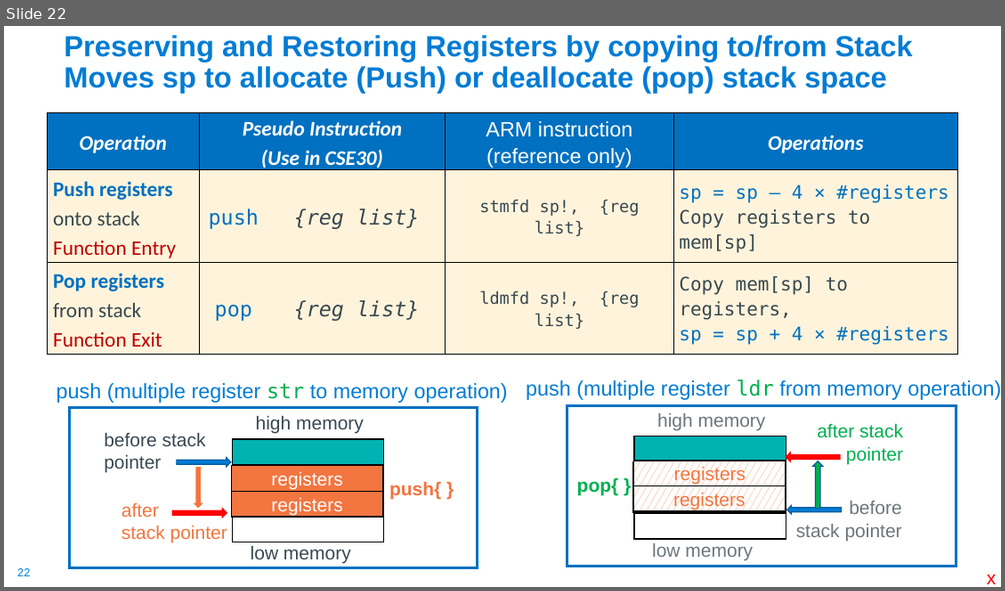
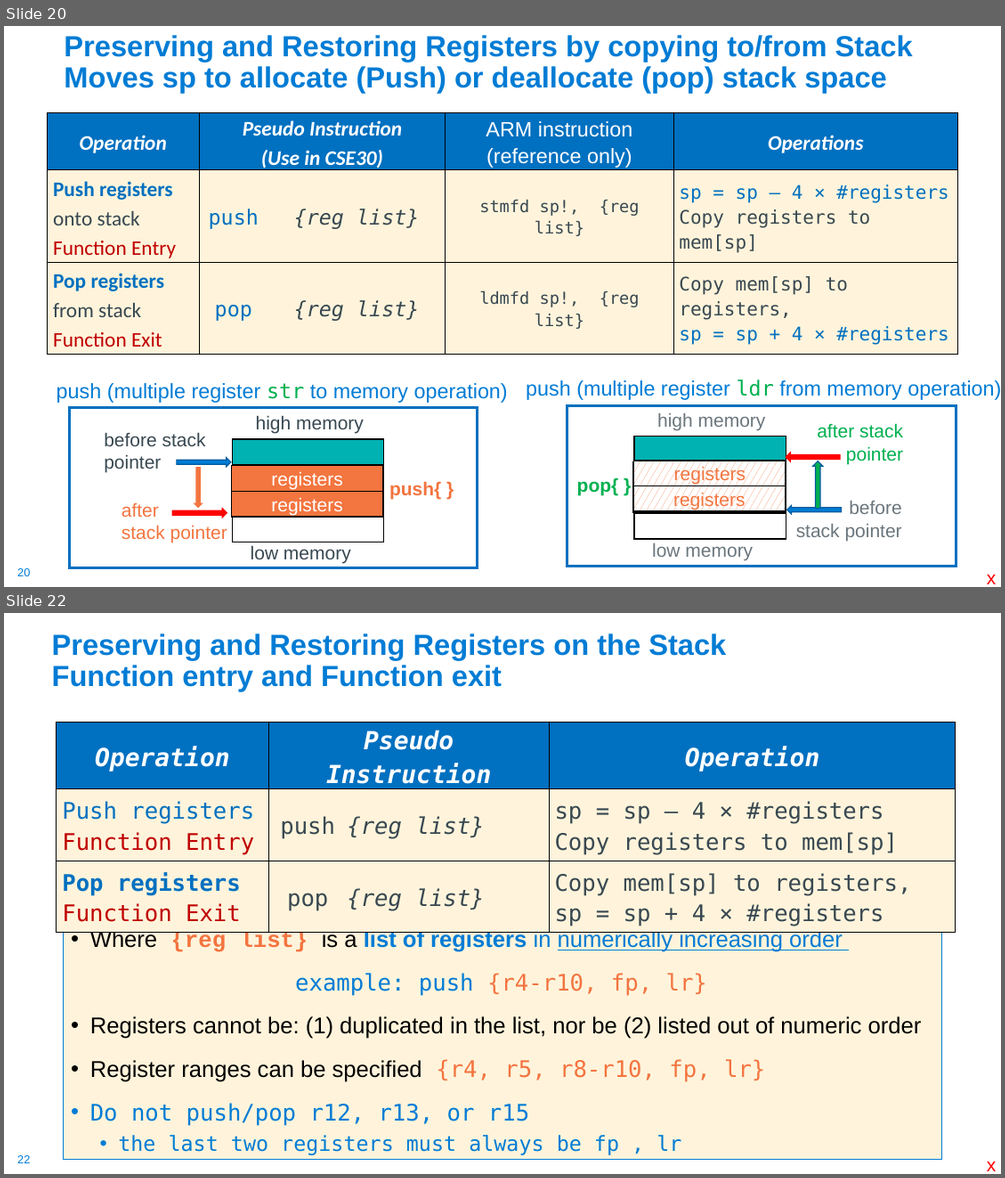
Before and after one commit to cse30-fa22/Muller_CSE30_Lecture_Slides, a slide deck: 09_Assm_Part4.pptx. Shown one above the other, each under a label of ours: slide 22 before the commit, slides 20 and 22 after it; the slides between them are not shown. The pictures are 1005x591 and 1005x1178 pixels, drawn with LibreOffice and Linux fonts; fonts in the diff are those of the drawing. Boxes give left, top, right and bottom in pixels: in the first picture for what was removed or moved away, otherwise in the second. Text is boxed around its words. In the diff, an @@ line names an element or a change of style, - is before the commit and + after.

```diff
--- a/09_Assm_Part4.pptx
+++ b/09_Assm_Part4.pptx
@@ slide 22 added at (4,613,1001,1174), background #FFFFFF; not listed: 1 template element that a slide beside it also shows @@
@@ title added at (52,633,726,691), 28 pt, text #007CD5, bold @@
+Preserving and Restoring Registers on the Stack
+Function entry and Function exit
@@ table added at (57,722,956,930), 3 rows, 4 columns @@
+Operation | Pseudo Instruction |  | Operation
+Push registers Function Entry | push | {reg list} | sp = sp – 4 × #registers Copy registers to mem[sp]
+Pop registers Function Exit | pop | {reg list} | Copy mem[sp] to registers, sp = sp + 4 × #registers
@@ text added at (64,921,942,1159), fill #FFF4DB, outline #007CD5 0.75 pt, 22 pt, text #007CD5 @@
+• Where {reg list} is a list of registers in numerically increasing order
+example: push {r4-r10, fp, lr}
+• Registers cannot be: (1) duplicated in the list, nor be (2) listed out of numeric order
+• Register ranges can be specified {r4, r5, r8-r10, fp, lr}
+• Do not push/pop r12, r13, or r15
+  • the last two registers must always be fp , lr
@@ text added at (987,1161,995,1171), 18 pt, text #FF0000 @@
+x
@@ what was slide 22 is now slide 20 @@
@@ page number at (17,568,30,576): text changed @@
-22
+20
```
Also in this commit, not shown: 8 slides changed, 3 other slides added, 41 slides removed, 3 other files.
